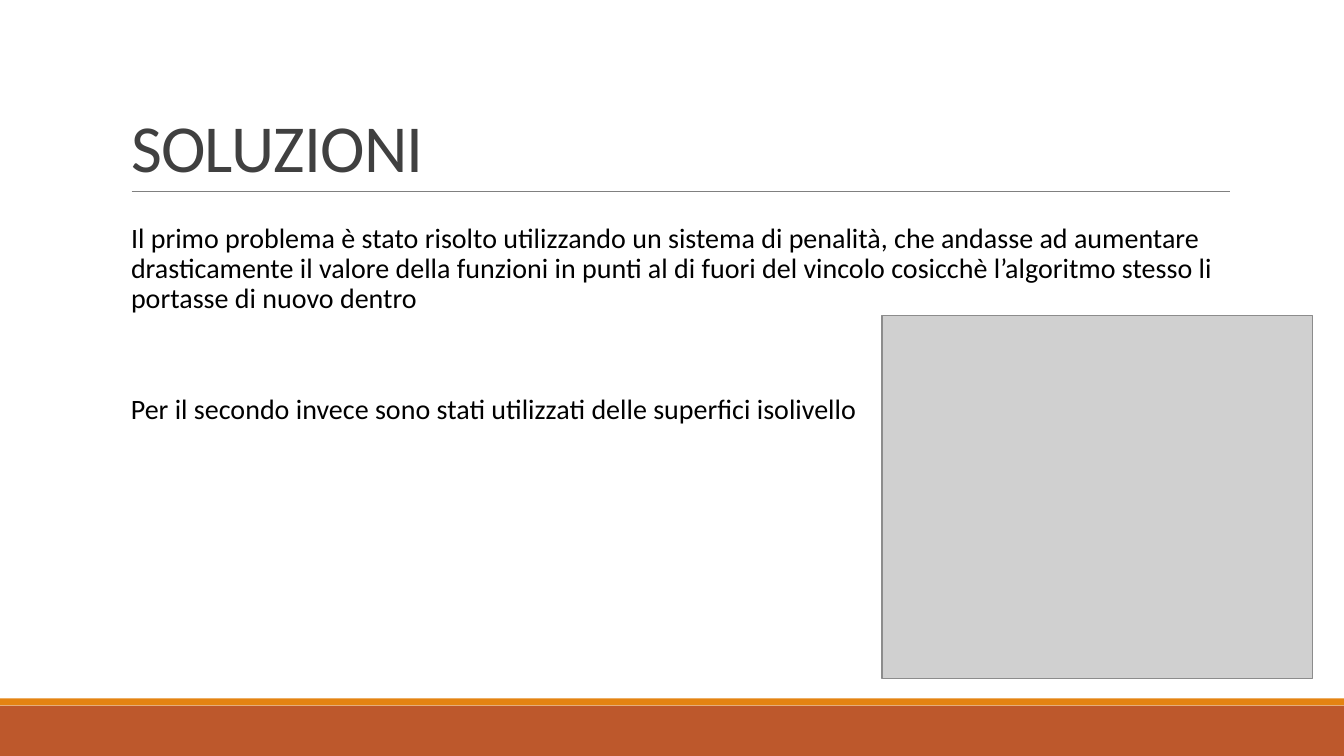
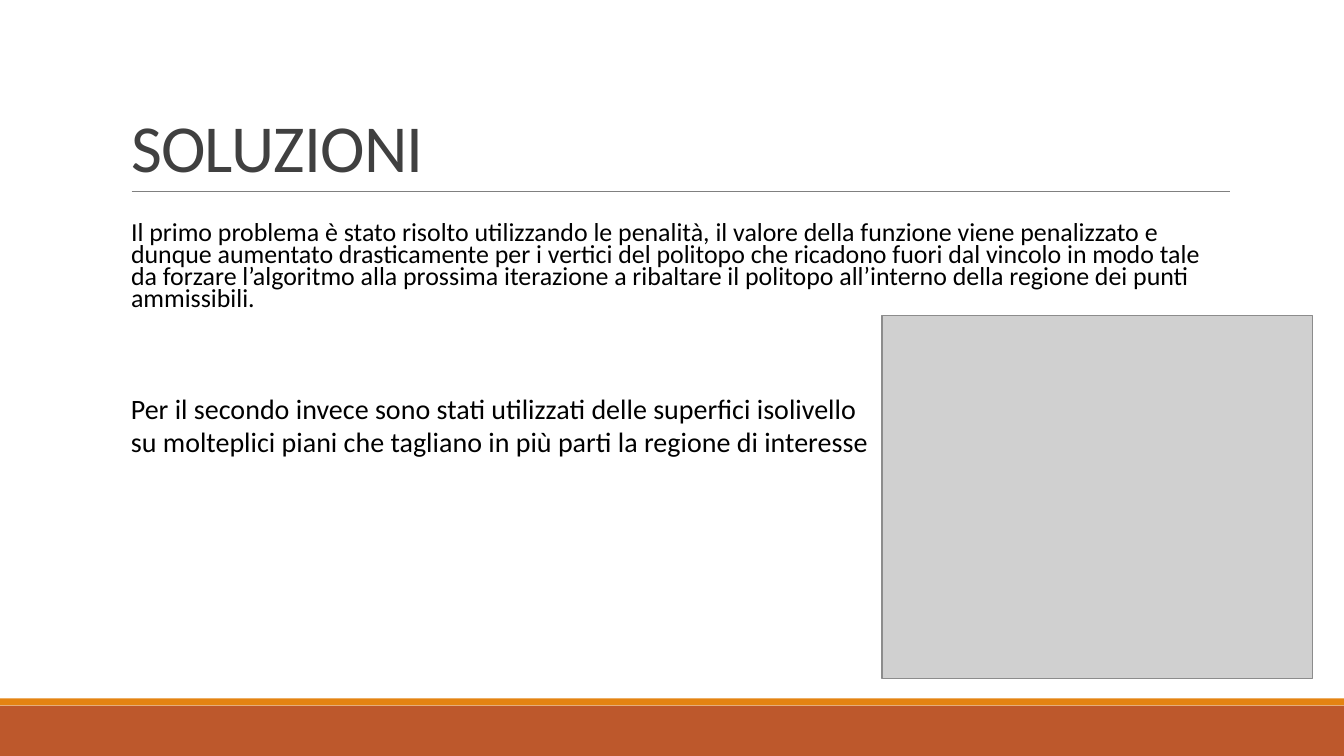
Before and after one commit to baldimario/Simplex, a slide deck: slide 12 of IDENTICAZIONE SISTEMA DI CARICHE PUNTIFORMI DA MISURE DI.pptx. Drawn at 1344x756 pixels with LibreOffice and Linux fonts; fonts in the diff are those of the drawing; grey boxes stand for pictures. Boxes give left, top, right and bottom in pixels: in the first picture for what was removed or moved away, otherwise in the second. Text is boxed around its words. In the diff, an @@ line names an element or a change of style, - is before the commit and + after.

Commit message:
Aggiornamenti slide e relazione
Slide aggiornata col nuovo problema.
Relazione aggiornata col nuovo problema con nuova funzione di costo, formulazioni e notazioni suggerite dal professore.
TODO: integrare nella relazione i nuovi esperimenti.

```diff
--- a/IDENTICAZIONE SISTEMA DI CARICHE PUNTIFORMI DA MISURE DI.pptx
+++ b/IDENTICAZIONE SISTEMA DI CARICHE PUNTIFORMI DA MISURE DI.pptx
@@ text at (x1=131, y1=223, x2=1200, y2=308): text changed; size 20 to 18.5 pt @@
-  Il primo problema è stato risolto utilizzando un sistema di penalità, che andasse ad aumentare drasticamente il valore della funzioni in punti al di fuori del vincolo cosicchè l’algoritmo stesso li portasse di nuovo dentro
+  Il primo problema è stato risolto utilizzando le penalità, il valore della funzione viene penalizzato e dunque aumentato drasticamente per i vertici del politopo che ricadono fuori dal vincolo in modo tale da forzare l’algoritmo alla prossima iterazione a ribaltare il politopo all’interno della regione dei punti ammissibili.
@@ text at (x1=131, y1=432, x2=867, y2=457): paragraph added @@
+su molteplici piani che tagliano in più parti la regione di interesse
```
Also in this commit, not shown: 5 other slides changed, 1 other file.
